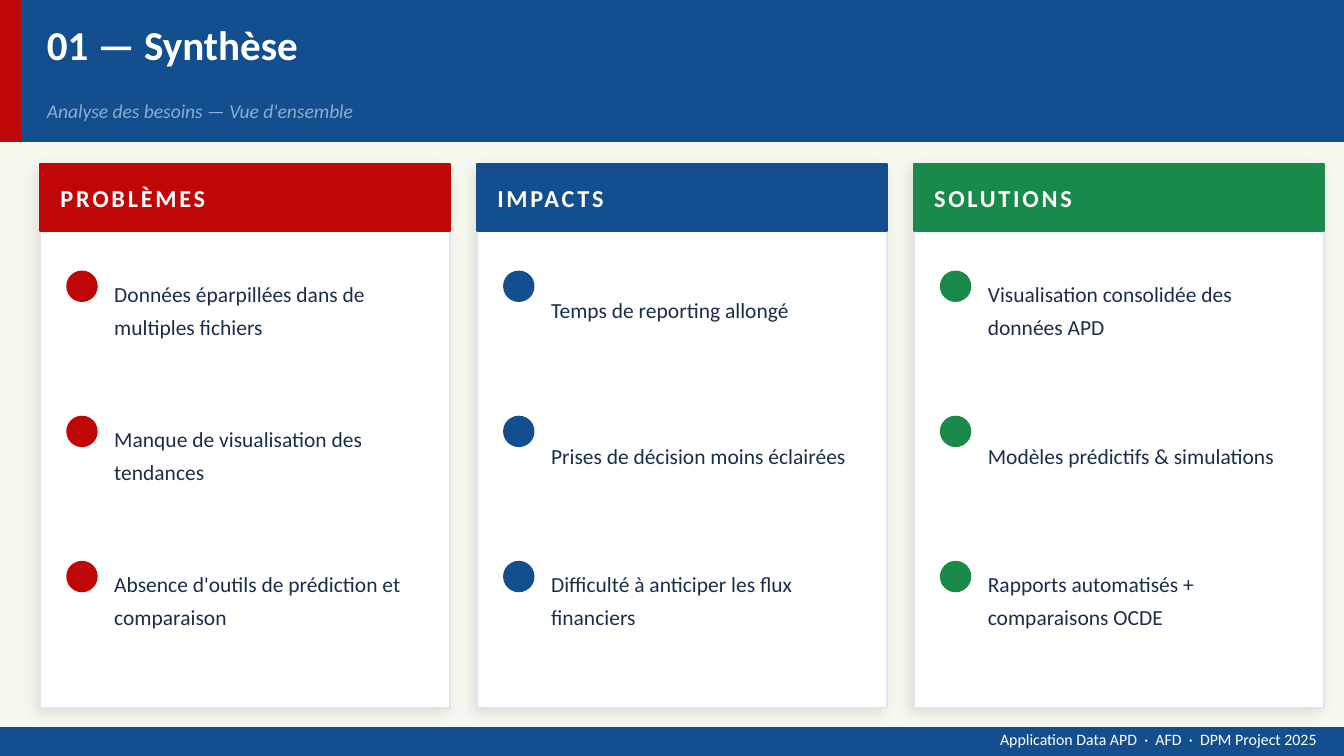
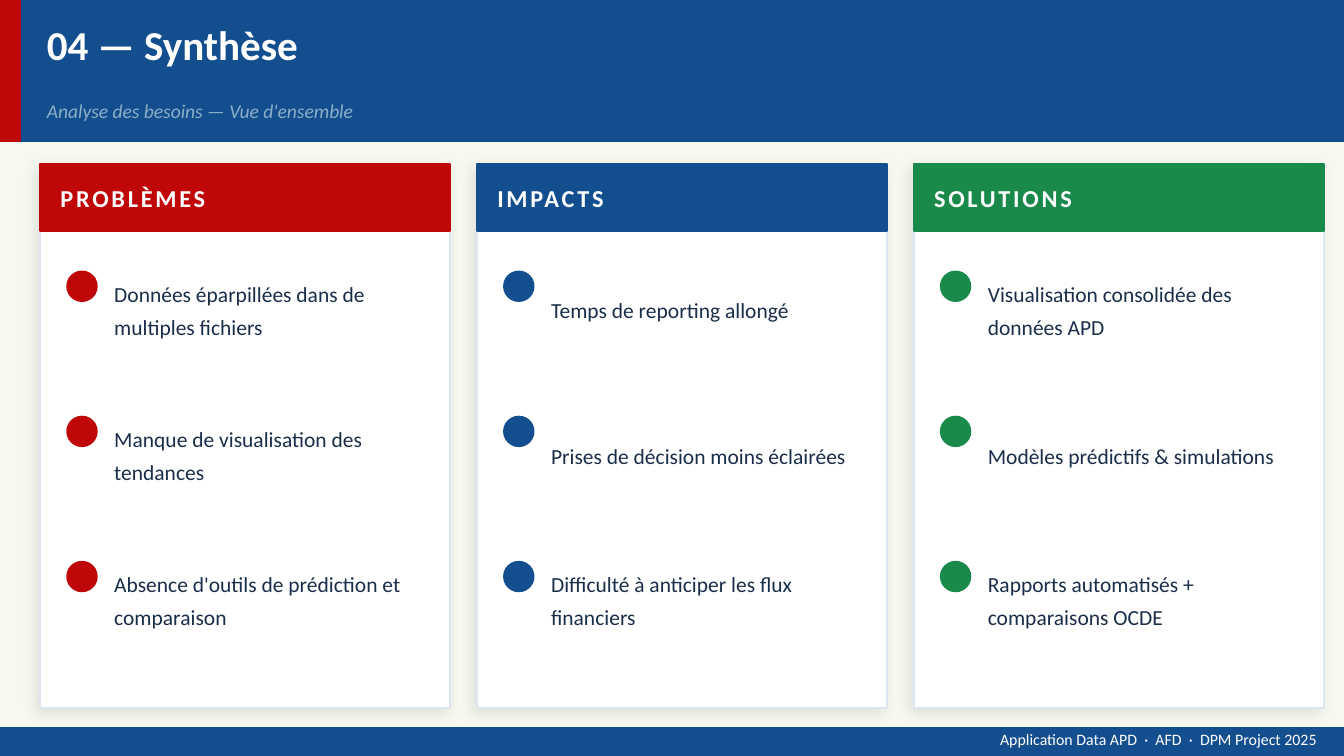
Before and after one commit to llecorps/liora_dpm_apd, a slide deck: slide 6 of presentation/Présentation_AFD_APD.pptx (slide 3 before the commit). Drawn at 1344x756 pixels with LibreOffice and Linux fonts; fonts in the diff are those of the drawing. Boxes give left, top, right and bottom in pixels: in the first picture for what was removed or moved away, otherwise in the second. Text is boxed around its words. In the diff, an @@ line names an element or a change of style, - is before the commit and + after.

```diff
--- a/presentation/Présentation_AFD_APD.pptx
+++ b/presentation/Présentation_AFD_APD.pptx
@@ text at box(47, 31, 298, 67): text changed @@
-01 — Synthèse
+04 — Synthèse
```
Also in this commit, not shown: 5 other slides changed, 2 slides added, 2 slides removed.
